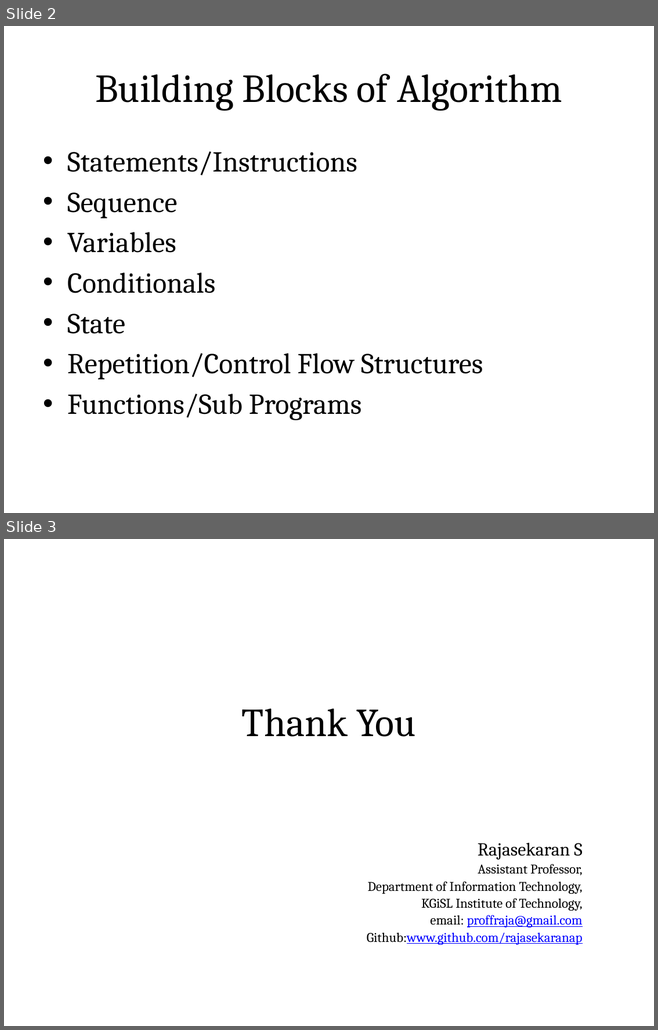
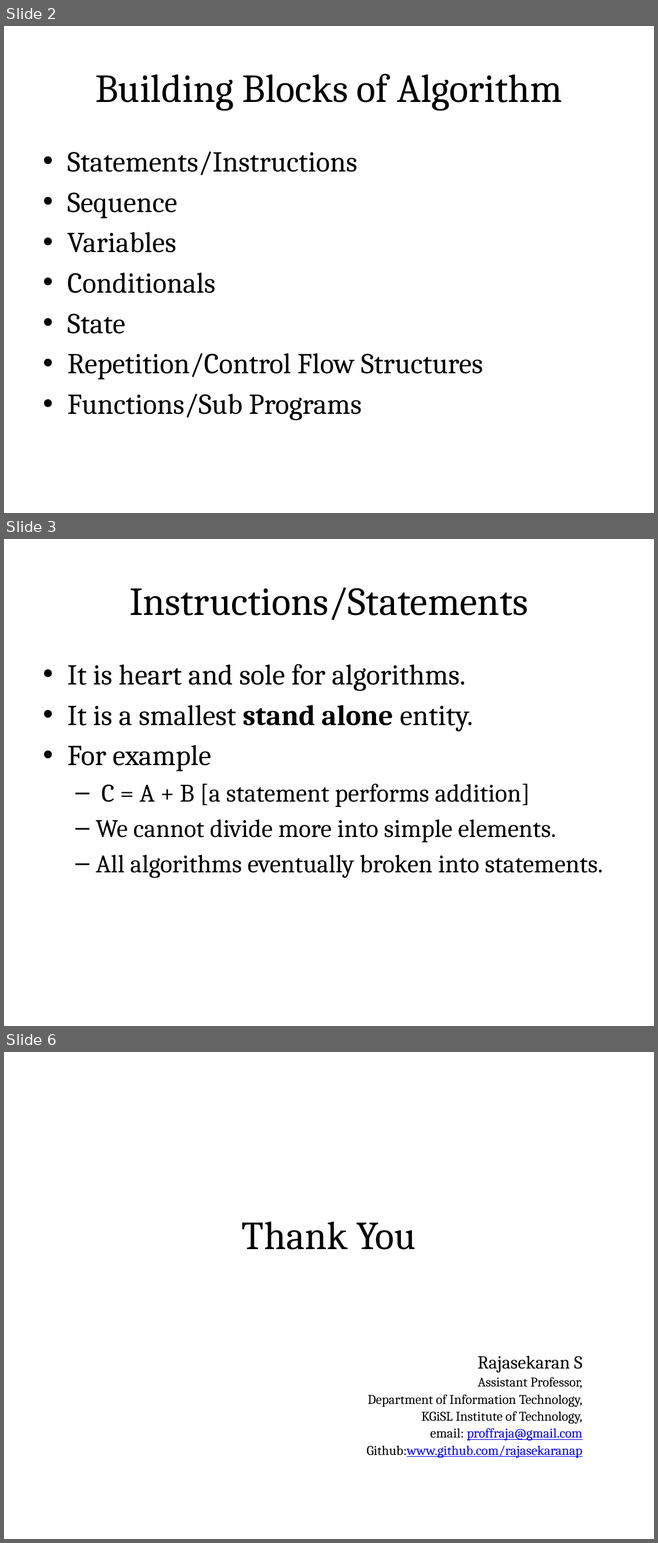
Before and after one commit to rajasekaran36/GE8151-Problem-Solving-and-Python-Programming, a slide deck: Slides/Unit 1/GE8151-U1-2-Building Blocks of Algorithms.pptx. Shown one above the other, each under a label of ours: slides 2 and 3 before the commit, slides 2, 3 and 6 after it; the slides between them are not shown. The pictures are 658x1030 and 658x1543 pixels, drawn with LibreOffice and Linux fonts; fonts in the diff are those of the drawing. Boxes give left, top, right and bottom in pixels: in the first picture for what was removed or moved away, otherwise in the second. Text is boxed around its words. In the diff, an @@ line names an element or a change of style, - is before the commit and + after.

```diff
--- a/Slides/Unit 1/GE8151-U1-2-Building Blocks of Algorithms.pptx
+++ b/Slides/Unit 1/GE8151-U1-2-Building Blocks of Algorithms.pptx
@@ slide 3 added at <box>4,539,654,1026</box>, background #FFFFFF @@
@@ title added at <box>36,559,621,640</box>, fill gradient #DAFDA7 to #E4FCC2 to #F5FFE7, outline #98B955 0.75 pt, 44 pt, text #000000 @@
+Instructions/Statements
@@ text added at <box>67,664,603,878</box>, 28 pt, text #000000 @@
+• It is heart and sole for algorithms.
+• It is a smallest stand alone entity.
+• For example
+  – C = A + B [a statement performs addition]
+  – We cannot divide more into simple elements.
+  – All algorithms eventually broken into statements.
@@ what was slide 3 is now slide 6 @@
```
Also in this commit, not shown: 2 other slides added, 2 other files.
